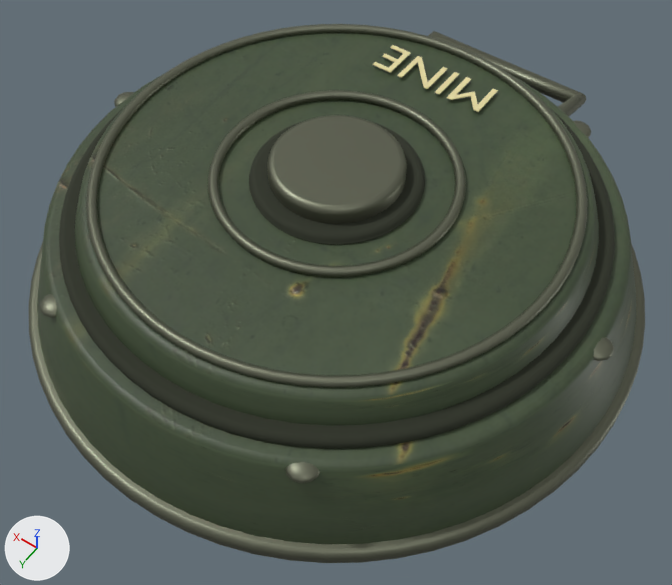
Two versions of the Blender file assets-source/mine.blend, one commit apart.
One viewpoint serves both versions: a camera (50 mm lens) standing at (-0.439, 0.616, 0.954) and looking at (-0.034, 0.049, 0.063). The axes (+X, +Y, +Z) are drawn at lower left. The lights are the same throughout. The picture after the commit comes second.

Names of what the first picture shows: 'RM_Mine'.
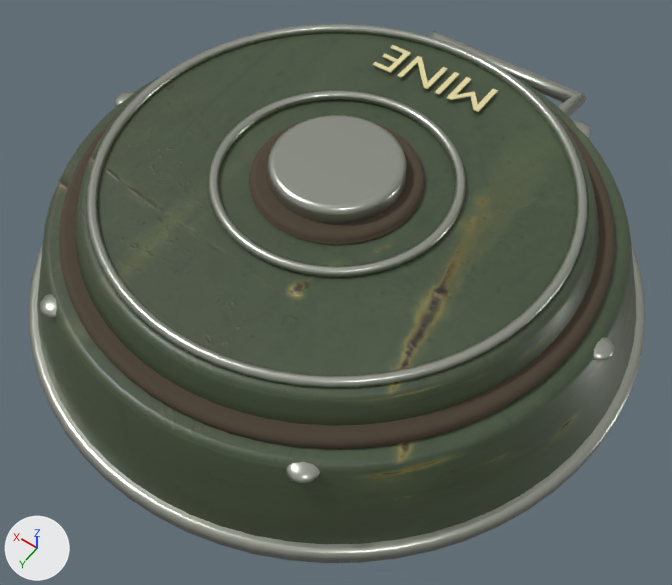
Diff of the bpy script that builds the scene:
```diff
--- a/assets-source/mine.blend.py
+++ b/assets-source/mine.blend.py
@@ mat_weathered_green_painted_steel @@
 n0 = _N.new('ShaderNodeBsdfPrincipled'); n0.name = 'Principled BSDF'
+n0.inputs[19].default_value = 0.22  # 'Coat Weight'
 n1 = _N.new('ShaderNodeOutputMaterial'); n1.name = 'Material Output'
@@ mat_exposed_worn_steel_edge @@
 mat_exposed_worn_steel_edge = principled_material('Exposed worn steel edge')
-mat_exposed_worn_steel_edge.base_color = (0.16, 0.17, 0.12)  # grey #6f7361
+mat_exposed_worn_steel_edge.base_color = (0.48, 0.5, 0.43)  # grey #b8bcaf
 mat_exposed_worn_steel_edge.metallic = 0.8
-mat_exposed_worn_steel_edge.roughness = 0.46
+mat_exposed_worn_steel_edge.roughness = 0.29
@@ mat_recessed_seams @@
 mat_recessed_seams = principled_material('Recessed seams')
-mat_recessed_seams.base_color = (0.035, 0.041, 0.025)  # dark grey #35392c
+mat_recessed_seams.base_color = (0.075, 0.055, 0.035)  # brown #4d4235
 mat_recessed_seams.metallic = 0.35
```

Pixel boxes [x1, y1, x2, y2] of what changed, in the pictures (672 x 585 px):
'RM_Mine', surface changed, recoloured (lighter): [29, 24, 645, 563] in both
